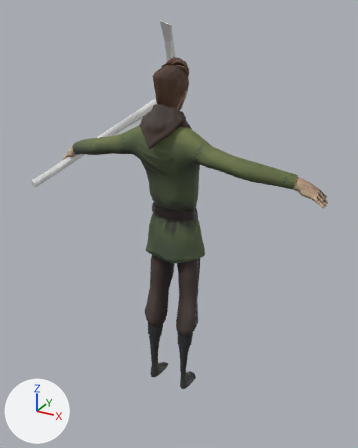
A saved change to the Blender file Mhmd/Blender/Character/3rd Person/Pickaxe_3rdPerson.blend.
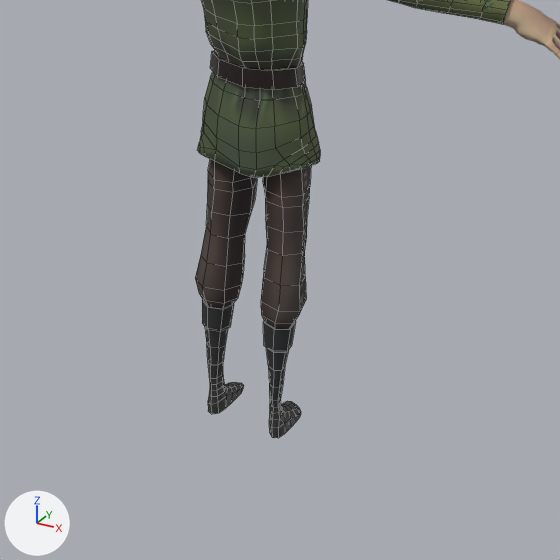
There are two pictures of each version: one whole from a 50 mm camera at (1.166, -2.076, 2.021) aimed at (-0.13, 0.281, 0.843), one close up on the part from 14% to 90% of the width and 40% to 100% of the height. The lights are fixed; the arrows at lower left show +X, +Y and +Z. The close-ups show mesh edges as thin lines.

Objects in the first close-up: 'mc_body.001', 'mc_clothing.003', 'mc_clothing.004'.
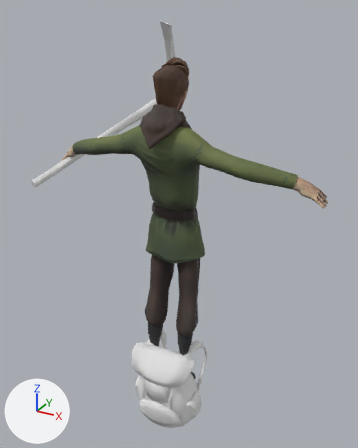
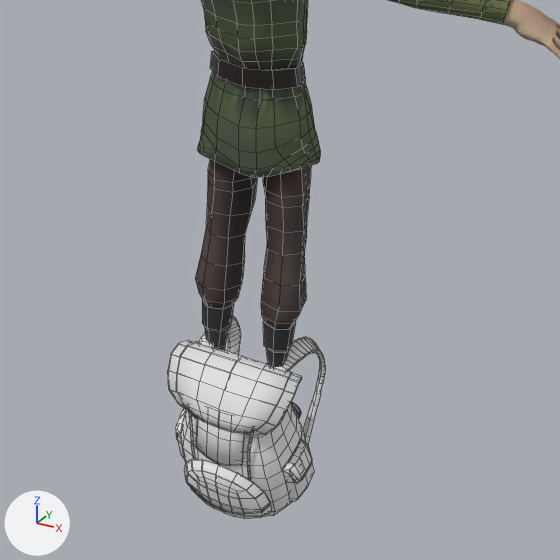
What differs and where, as boxes [x1, y1, x2, y2] in the close-ups (560 x 560 px):
'LP', added: after [168, 315, 325, 519]

The edits, one by one:
Material 'Backpack_Mat.001' (mat_backpack_mat_001) is new.
Its base color is (0.8, 0.8, 0.8) (white #e7e7e7).
Its roughness is 1.0.
Mesh me_cube_023 is new.
It has 947 vertices, 808 faces and spans x -0.202..0.206, y -0.259..0.148, z -0.244..0.259.
It uses material mat_backpack_mat_001 (white #e7e7e7).
Object 'LP' (ob_lp) is new; it shows me_cube_023.
Its location is (0.0, 0.0, 0.0).
